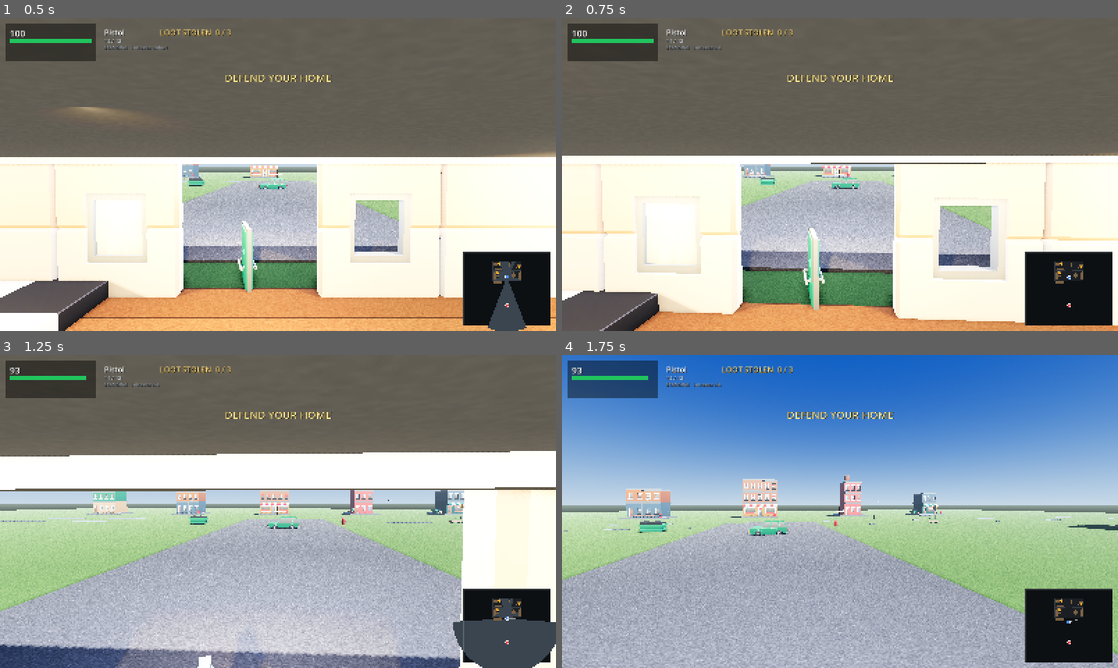
Above: before the commit, frames 1-4 (two rows, left to right).
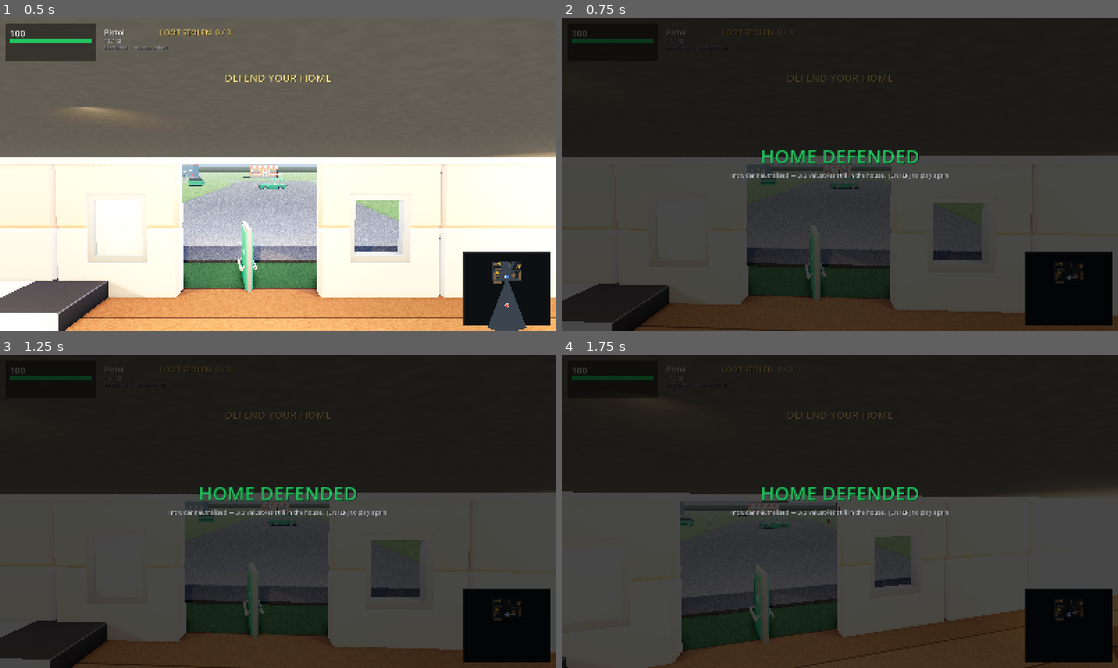
Above: after the commit, the same moments.

Repository: richardbrandel/home-invasion-godot
Game: Godot game, scene res://scenes/main.tscn
Same seed, same stepped clock (60 frames per second), same inputs: the game is played once before the commit and once after it.
Inputs (mouse positions are in pixels of both pictures, inside the frame that each line leads up to):
- Up to frame 1 (0.5 s): no input
- Up to frame 2 (0.75 s): tap Enter at 0.5, 0.6 s; move the mouse to (834, 180) at 0.52 s; hold W from 0.53 s (still down); click (834, 180) at 0.67 s
- Up to frame 3 (1.25 s): keep holding W
- Up to frame 4 (1.75 s): keep holding W; move the mouse to (878, 514) at 1.27 s; tap 1 at 1.35 s

Frame 1 is identical in both runs. In frame 2, 96% of the frame differs, in the area x 0-100%, y 0-100%; in frame 3, 99%; in frame 4, 97%.

Commit message:
Hit locations, and rounds the house can stop
Combat read as arcade for reasons the audit listed and none of them had been addressed.
Three of them now are.

HIT LOCATION. A shot to the leg was exactly a shot to the chest. The intruder's hitbox is
three shapes now — legs, torso, head — and the raycast's shape index selects the damage
multiplier (0.55 / 1.0 / 4.0), so a pistol head shot is lethal and a leg shot is not. The
shapes deliberately OVERLAP: a gap between zones is a hole a bullet passes through without
hitting him at all.

HIS ROUNDS CAN BE STOPPED BY THE HOUSE. They were a probability roll on a line with
geometry never consulted, so nothing in the house could stop one — a wall between the two
of you was simply not part of the calculation. His shot is a raycast now; if it strikes
geometry the round hits the wall, leaves a mark there and the tracer STOPS at it, rather
than carrying on through to you.

RELOADING COSTS PACE. It cost nothing, so the correct play was to sprint through a doorway
while changing a magazine. Now 62% of normal speed.

ON VERIFYING THIS. Aiming at him by capture argument is a bad way to check hit zones: he
flees the moment he is shot at, so by capture time he is somewhere else and the shot misses
for reasons unrelated to the zones. Four angles gave "head, miss, miss, miss" and looked
like broken geometry — the shapes were correct all along. `test/probe_hitzones.gd` casts
horizontally at the hitbox's OWN position instead, so where he is cannot matter: 8 heights
all strike the right zone, and 2 control heights above his head and below his feet are
clear. VERDICT: clean.

Also: the debug readout now puts the struck zone FIRST, because the stance label is clipped
at the HUD's width and reading "intruder: down" with the zone silently cut off made three
good shots look like misses.

53 sim tests, 38 actor tests, heist 7/7, wallshot 0 violations, hit zones clean.

Diff:
--- a/scripts/game.gd
+++ b/scripts/game.gd
@@ -104,6 +104,20 @@
 var _ov_sub: Label
 var _tracers: Array = []
 var _loot_nodes: Array = []
+## The intruder's hit zones, in the order the collision shapes are added — because a
+## raycast reports the shape INDEX and nothing else. `mult` is applied to the weapon's
+## damage, so a pistol head shot (26 x 4.0) is lethal and a leg shot (x 0.55) is not.
+## Overlapping on purpose: a gap is a hole a bullet passes through.
+const HIT_ZONES := [
+	{"name": "legs", "shape": "capsule", "y": 0.45, "r": 0.15, "h": 0.90, "mult": 0.55},
+	{"name": "torso", "shape": "capsule", "y": 1.15, "r": 0.24, "h": 0.72, "mult": 1.0},
+	{"name": "head", "shape": "sphere", "y": 1.60, "r": 0.14, "mult": 4.0},
+]
+## damage applied to something hit exactly where a zone's shapes meet
+const HIT_MULT_DEFAULT := 1.0
+## How fast you can move while changing a magazine, as a fraction of normal pace.
+const RELOAD_PACE := 0.62
+
 var _crosshair: Control
 
 # --------------------------------------------------------------------- effects
@@ -122,6 +136,10 @@
 ## rather than claiming he took everything.
 var _ran_off := false
 var _escaped_with := 0
+## The last zone a shot struck, for capture mode only — a raycast reports a shape INDEX and
+## nothing else, and an index tells you nothing about whether the zones are where you think.
+var _last_zone := "-"
+var _last_mult := 0.0
 
 # ------------------------------------------------------------------------ audio
 #
@@ -434,18 +452,30 @@
 		thief_actor.attach_weapon()
 		thief_actor.set_weapon("pistol")
 
-	# a separate body so bullet rays can tell the thief from the scenery
+	# a separate body so bullet rays can tell the thief from the scenery.
+	#
+	# It carries THREE shapes, because a shot to the leg is not a shot to the chest — the
+	# audit's "a shot to the leg equals one to the chest". The shape index comes back on the
+	# raycast hit, so knowing which zone was struck costs nothing at all.
+	# Heights are for a 1.75 m man and deliberately OVERLAP: a gap between zones is a hole
+	# a bullet can pass through without hitting him.
 	thief_hitbox = StaticBody3D.new()
 	thief_hitbox.name = "ThiefHitbox"
 	thief_hitbox.collision_layer = LAYER_THIEF
 	thief_hitbox.collision_mask = 0
-	var cs := CollisionShape3D.new()
-	var cap := CapsuleShape3D.new()
-	cap.radius = 0.38
-	cap.height = 1.7
-	cs.shape = cap
-	cs.position = Vector3(0, 0.85, 0)
-	thief_hitbox.add_child(cs)
+	for z in HIT_ZONES:
+		var cs := CollisionShape3D.new()
+		if String(z["shape"]) == "sphere":
+			var sp := SphereShape3D.new()
+			sp.radius = float(z["r"])
+			cs.shape = sp
+		else:
+			var cap := CapsuleShape3D.new()
+			cap.radius = float(z["r"])
+			cap.height = float(z["h"])
+			cs.shape = cap
+		cs.position = Vector3(0, float(z["y"]), 0)
+		thief_hitbox.add_child(cs)
 	add_child(thief_hitbox)
 
 
@@ -700,6 +730,11 @@
 		elif player["sprinting"]:
 			speed = Sim.PLAYER_SPRINT_SPEED
 		var wish := Vector2.ZERO
+		if player["reloading"] > 0.0:
+			# A man changing a magazine is not walking at full pace. Reloading used to cost
+			# nothing at all, so the correct play was to reload while sprinting through a
+			# doorway.
+			speed *= RELOAD_PACE
 
 		if axis.length() > 0.0:
 			# camera-relative: forward is the yaw direction in XZ
@@ -838,14 +873,20 @@
 					Vector3(thief["pos"].x, 1.3, thief["pos"].y), -3.0)
 				var shot_from := Vector3(thief["pos"].x, 1.3, thief["pos"].y)
 				var shot_to := Vector3(player["pos"].x, 1.3, player["pos"].y)
-				# His shots are NOT guaranteed. Every event has always carried a spread
-				# that nothing ever read, so 100% of them hit — unlike the player's own
-				# weapons, which scatter. Accuracy now falls off with range, so a hit is
-				# earned rather than looking like he fired through whatever you ducked
-				# behind. Resolved here rather than in sim.gd so the sim stays pure and
-				# its tests stay deterministic.
-				var range_m := shot_from.distance_to(shot_to)
-				if randf() <= clampf(1.0 - range_m * 0.02, 0.55, 1.0):
+				# HIS ROUND IS A RAY NOW. It used to be a probability roll on a line with
+				# geometry never consulted, so nothing in the house could stop it — a wall
+				# between the two of you was simply not part of the calculation.
+				var wall_q := PhysicsRayQueryParameters3D.create(shot_from, shot_to)
+				wall_q.collision_mask = LAYER_WORLD
+				wall_q.exclude = [thief_hitbox.get_rid()] if thief_hitbox != null else []
+				var wall := get_world_3d().direct_space_state.intersect_ray(wall_q)
+				if not wall.is_empty():
+					# it strikes the wall, and the tracer STOPS there rather than
+					# continuing through to you
+					_add_tracer(shot_from, wall["position"])
+					_add_impact(wall["position"], wall["normal"], false, false)
+				elif randf() <= clampf(1.0 - shot_from.distance_to(shot_to) * 0.02,
+						0.55, 1.0):
 					_add_tracer(shot_from, shot_to)
 					Sim.damage_player(player, Sim.THIEF_DAMAGE, events)
 				else:
@@ -1110,7 +1151,13 @@
 			var hit_thief: bool = collider is Node \
 				and collider.name == "ThiefHitbox" and thief["alive"]
 			if hit_thief:
-				Sim.damage_thief(thief, spec["dmg"], events)
+				var zone := int(hit.get("shape", 1))
+				var mult: float = HIT_MULT_DEFAULT
+				if zone >= 0 and zone < HIT_ZONES.size():
+					mult = float(HIT_ZONES[zone]["mult"])
+					_last_zone = String(HIT_ZONES[zone]["name"])
+				_last_mult = mult
+				Sim.damage_thief(thief, float(spec["dmg"]) * mult, events)
 			# A mark on whatever it struck. The hit point has always been computed and then
 			# used ONLY as the tracer's end, so emptying a shotgun into a wardrobe left no
 			# sign of it — the single biggest reason shooting felt like it was happening to
@@ -1502,6 +1549,10 @@
 		# read straight out of a frame instead of guessed at
 		tstate += " [fear %.1f stag %.1f]" % [float(thief["fear"]), float(thief["stagger"])]
 		stance += "  %.2f m/s" % (player["vel"] as Vector2).length()
+		# the zone goes FIRST: the stance label is clipped at the HUD's width, and reading
+		# "intruder: down" with the zone silently cut off made three good shots look like
+		# misses during verification.
+		tstate = "zone=%s x%.2f " % [_last_zone, _last_mult] + tstate
 	_lbl_stance.text = "%s    intruder: %s" % [stance, tstate]
 	_lbl_loot.text = "LOOT STOLEN  %d / 3" % (3 - Sim.remaining(loot))
 
--- /dev/null
+++ b/test/probe_hitzones.gd
@@ -0,0 +1,74 @@
+extends SceneTree
+
+## Verify the intruder's hit zones against the REAL hitbox in the REAL scene.
+##
+##   godot --headless --path . --script test/probe_hitzones.gd
+##
+## Aiming at him by capture argument turned out to be a bad way to check this: he flees the
+## moment he is shot at, so by the time a screenshot is taken he is somewhere else and the
+## shot misses for reasons that have nothing to do with the zones. This casts horizontally
+## at the hitbox's OWN position, so where he is does not matter, and reports which shape the
+## ray struck at each height. That is the whole question: are the zones where they claim to
+## be, and does the index come back the way the damage code assumes?
+
+var _game: Node = null
+var _frames := 0
+
+
+func _initialize() -> void:
+	_game = (load("res://scenes/main.tscn") as PackedScene).instantiate()
+	root.add_child(_game)
+
+
+func _process(_delta: float) -> bool:
+	_frames += 1
+	if _frames < 30:
+		return false
+	var box: StaticBody3D = _game.get_node_or_null("ThiefHitbox")
+	if box == null:
+		print("FAIL: no ThiefHitbox in the scene")
+		return true
+
+	var origin := box.global_position
+	var space: PhysicsDirectSpaceState3D = _game.get_world_3d().direct_space_state
+	# the same table the damage code indexes
+	var names := ["legs", "torso", "head"]
+	print("hit zones, raycast at the hitbox's own position (%.2f, %.2f):"
+		% [origin.x, origin.z])
+	var expect := {
+		0.15: "legs", 0.45: "legs", 0.75: "legs",
+		1.00: "torso", 1.20: "torso", 1.45: "torso",
+		1.60: "head", 1.72: "head",
+	}
+	var bad := 0
+	for y in [0.15, 0.45, 0.75, 1.00, 1.20, 1.45, 1.60, 1.72]:
+		var q := PhysicsRayQueryParameters3D.create(
+			Vector3(origin.x, y, origin.z - 3.0),
+			Vector3(origin.x, y, origin.z + 3.0))
+		q.collision_mask = box.collision_layer
+		var h: Dictionary = space.intersect_ray(q)
+		if h.is_empty():
+			print("   y=%.2f  MISS  (expected %s)" % [y, expect[y]])
+			bad += 1
+			continue
+		var idx := int(h["shape"])
+		var got: String = names[idx] if idx >= 0 and idx < names.size() else "index %d" % idx
+		var ok: bool = got == expect[y]
+		if not ok:
+			bad += 1
+		print("   y=%.2f  shape %d -> %-5s  expected %-5s  %s"
+			% [y, idx, got, expect[y], "ok" if ok else "WRONG"])
+	# the gap checks: nothing above his head, nothing below his feet
+	for y in [2.05, -0.10]:
+		var q2 := PhysicsRayQueryParameters3D.create(
+			Vector3(origin.x, y, origin.z - 3.0),
+			Vector3(origin.x, y, origin.z + 3.0))
+		q2.collision_mask = box.collision_layer
+		var h2: Dictionary = space.intersect_ray(q2)
+		var clear: bool = h2.is_empty()
+		if not clear:
+			bad += 1
+		print("   y=%.2f  %s (expected clear)"
+			% [y, "MISS" if clear else "HIT — the box is taller than he is"])
+	print("VERDICT: ", "clean" if bad == 0 else "%d wrong" % bad)
+	return true
